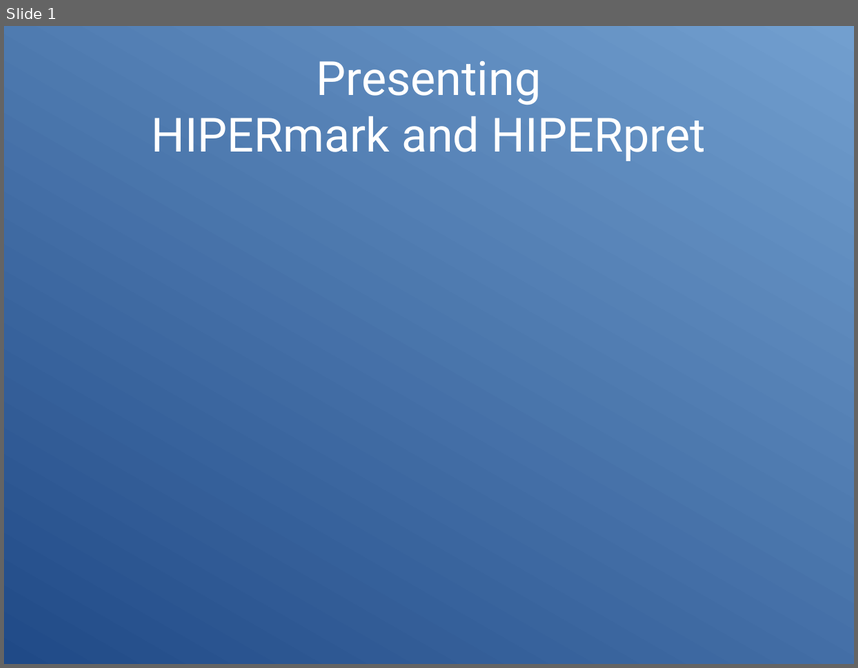
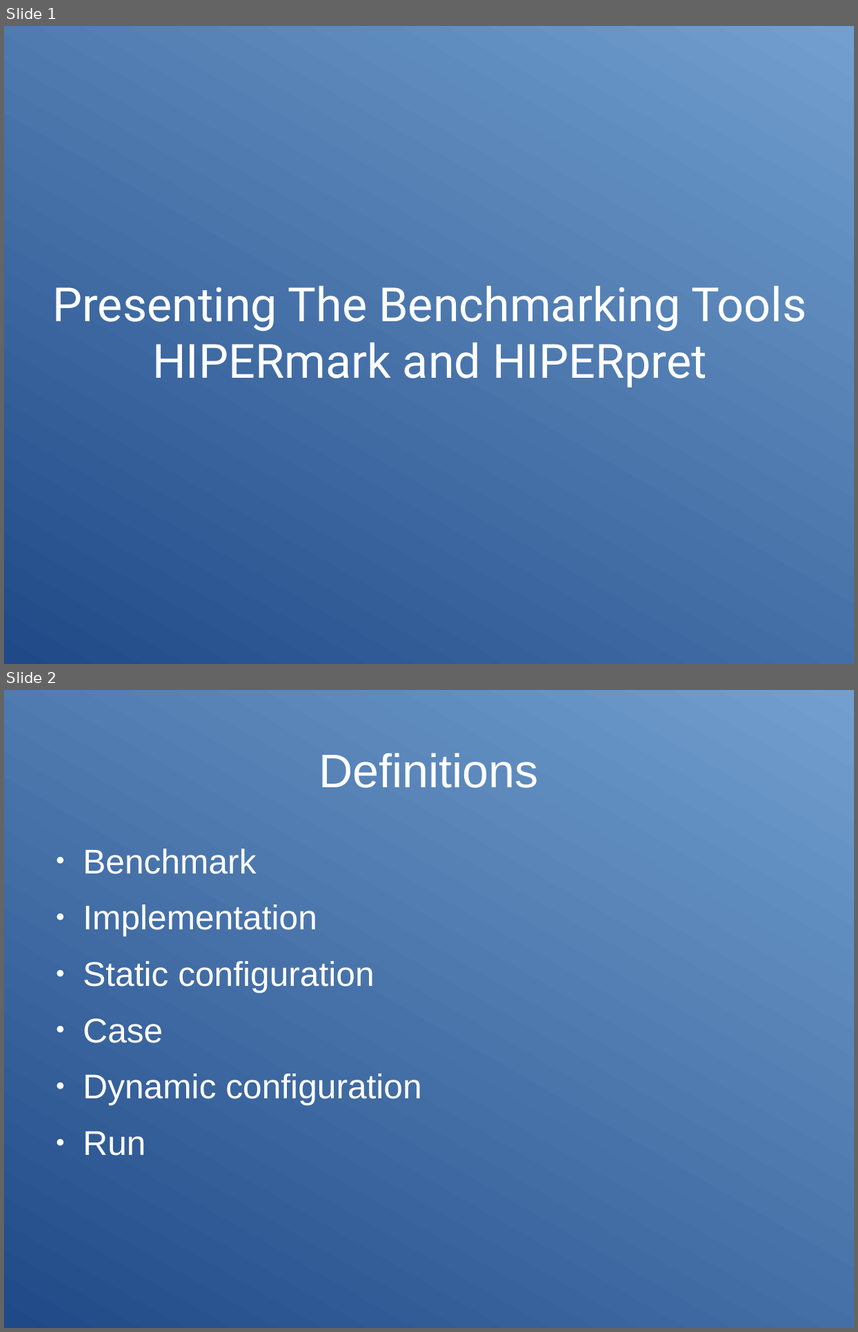
Before and after one commit to HIPERFIT/hipermark, a slide deck: presentation/presentation.odp. Shown one above the other, each under a label of ours: slide 1 before the commit, slides 1 and 2 after it. The pictures are 858x668 and 858x1332 pixels, drawn with LibreOffice and Linux fonts; fonts in the diff are those of the drawing. Boxes give left, top, right and bottom in pixels: in the first picture for what was removed or moved away, otherwise in the second. Text is boxed around its words. In the diff, an @@ line names an element or a change of style, - is before the commit and + after.

Commit message:
Proper command line parsing in HIPERmark has now been implemented.

```diff
--- a/presentation/presentation.odp
+++ b/presentation/presentation.odp
@@ slide 2 added at [4,690,854,1328], background gradient #204A87 to #729FCF @@
@@ title added at [319,753,539,788], 44 pt, text #FFFFFF @@
+Definitions
@@ text added at [83,849,421,1156], 32 pt, text #FFFFFF @@
+● Benchmark
+● Implementation
+● Static configuration
+● Case
+● Dynamic configuration
+● Run
@@ slide 1 changed as well @@
@@ title at [52,285,806,388]: text changed @@
-Presenting
-HIPERmark and HIPERpret
+Presenting The Benchmarking Tools
+HIPERmark and HIPERpret
```
Also in this commit, not shown: 3 other slides changed, 4 other slides added, 2 slides removed, 2 other files.
